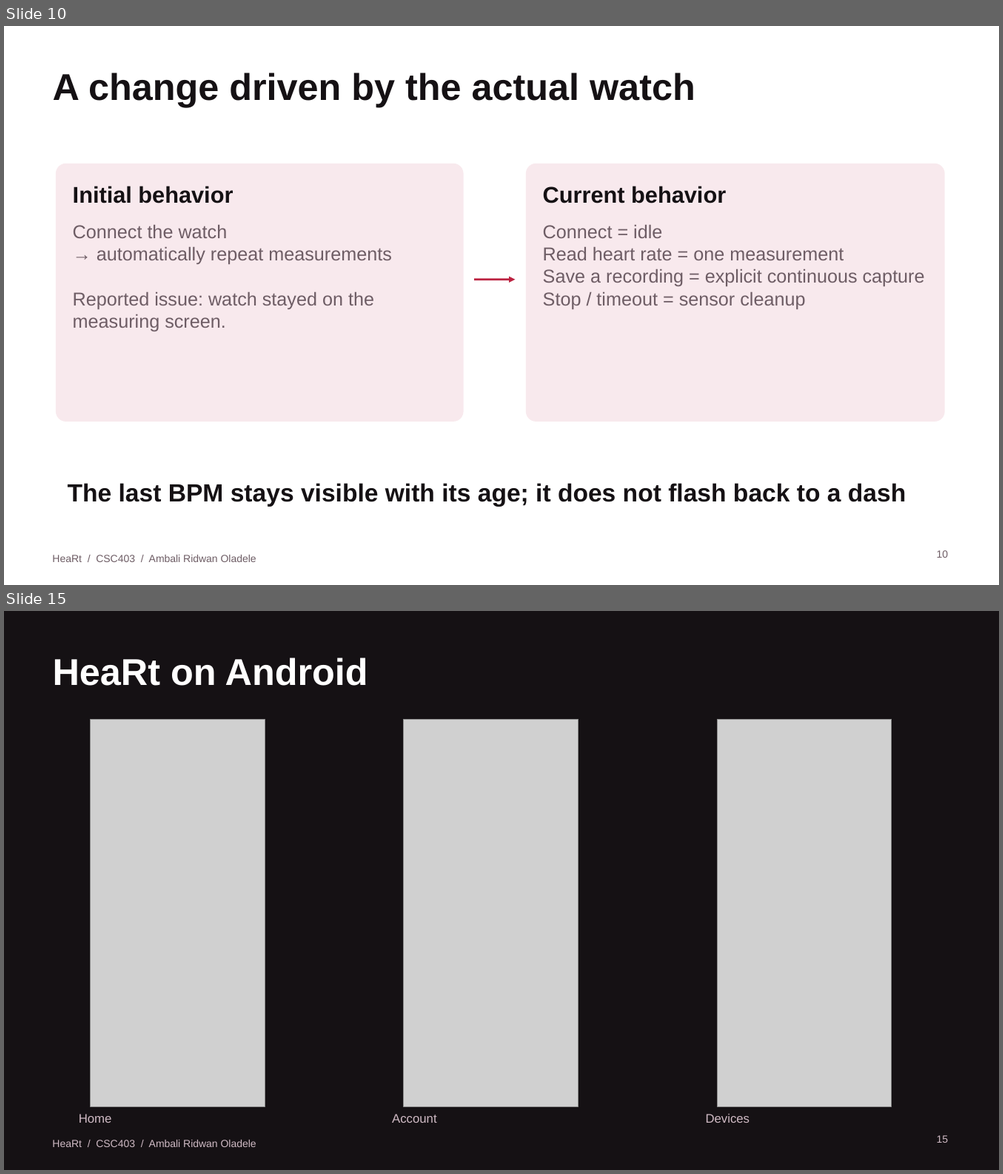
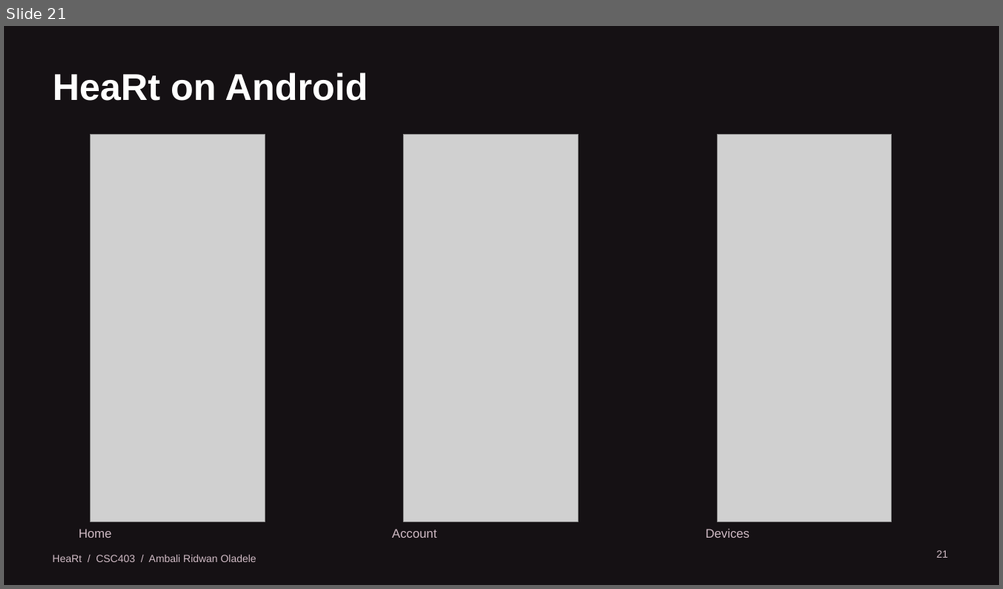
Before and after one commit to iamRed-One/heart-rate-monitor, a slide deck: docs/presentation/HeaRt-Project-Demonstration.pptx. Shown one above the other, each under a label of ours: slides 10 and 15 before the commit, slide 21 after it; the slides between them are not shown. The pictures are 1003x1174 and 1003x589 pixels, drawn with LibreOffice and Linux fonts; fonts in the diff are those of the drawing; grey boxes stand for pictures. Boxes give left, top, right and bottom in pixels: in the first picture for what was removed or moved away, otherwise in the second. Text is boxed around its words. In the diff, an @@ line names an element or a change of style, - is before the commit and + after.

```diff
--- a/docs/presentation/HeaRt-Project-Demonstration.pptx
+++ b/docs/presentation/HeaRt-Project-Demonstration.pptx
@@ slide 10 removed at <box>4,26,999,585</box>, background #FFFFFF @@
@@ title removed at <box>53,73,695,107</box> @@
-A change driven by the actual watch
@@ rounded rectangle removed at <box>57,164,463,421</box> @@
@@ rounded rectangle removed at <box>526,164,944,421</box> @@
@@ text removed at <box>73,186,233,204</box> @@
-Initial behavior
@@ text removed at <box>543,186,726,204</box> @@
-Current behavior
@@ text removed at <box>73,225,392,332</box> @@
-Connect the watch
-→ automatically repeat measurements
-Reported issue: watch stayed on the measuring screen.
@@ text removed at <box>543,225,925,309</box> @@
-Connect = idle
-Read heart rate = one measurement
-Save a recording = explicit continuous capture
-Stop / timeout = sensor cleanup
@@ arrow removed from (474, 280) to (515, 280) @@
@@ text removed at <box>68,483,905,507</box> @@
-The last BPM stays visible with its age; it does not flash back to a dash
@@ text removed at <box>52,555,256,562</box> @@
-HeaRt / CSC403 / Ambali Ridwan Oladele
@@ page number removed at <box>936,551,948,558</box> @@
-10
@@ what was slide 15 is now slide 21 @@
@@ page number at <box>936,551,948,558</box>: text changed @@
-15
+21
```
Also in this commit, not shown: 2 slides changed, 19 slides added, 12 other slides removed, 10 other files.
